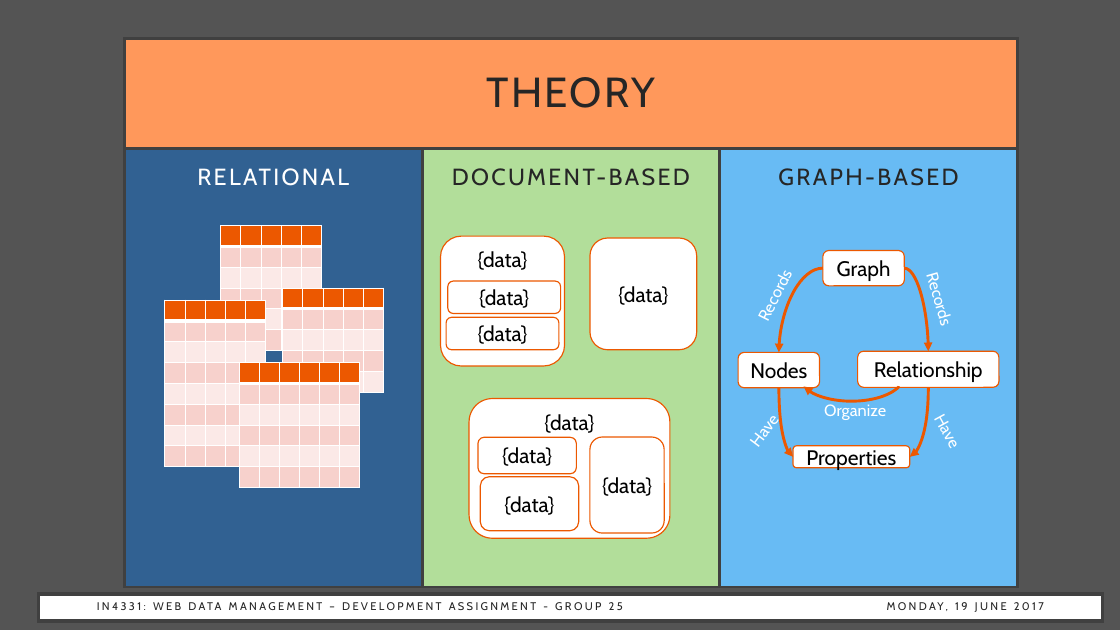
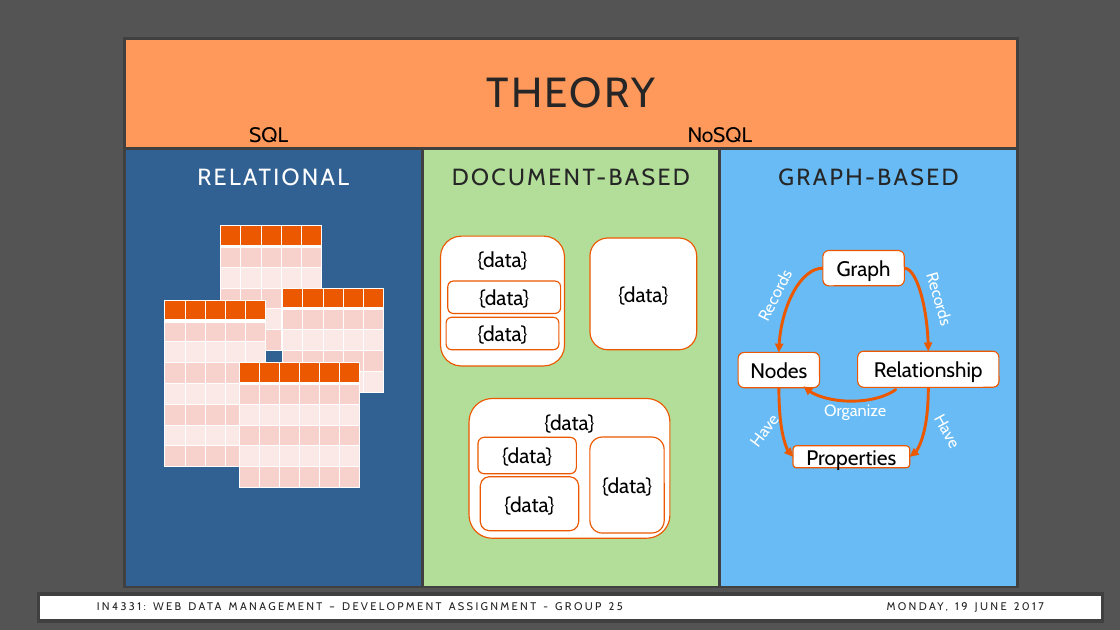
Before and after one commit to gatou92/WebDataManagement, a slide deck: slide 3 of presentation/presentation.pptx. Drawn at 1120x630 pixels with LibreOffice and Linux fonts; fonts in the diff are those of the drawing. Boxes give left, top, right and bottom in pixels: in the first picture for what was removed or moved away, otherwise in the second. Text is boxed around its words. In the diff, an @@ line names an element or a change of style, - is before the commit and + after.

```diff
--- a/presentation/presentation.pptx
+++ b/presentation/presentation.pptx
@@ text added at [249,127,288,149], 18 pt, text #000000 @@
+SQL
@@ text added at [688,127,753,149], 18 pt, text #000000 @@
+NoSQL
@@ arc (boxed as its full ellipse) at [800,353,904,402]: proportions changed @@
```
Also in this commit, not shown: 2 other slides changed.
